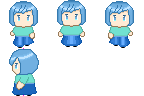
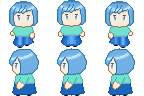
Revision of a layered 144x96 image; what changed, layer by layer:
added group "Left_3" with 3 layers above "Left_2" over [23,48,135,96]
added layer "Drawing" (1st of 6, in "Left_3") in group "Left_3" over [23,48,135,96]
added layer "Polar" (1st of 6, in "Left_3") in group "Left_3" over [64,48,135,96]
added group "Left_2" with 3 layers above "Left_1" over [23,48,135,96]
added layer "Drawing" (2nd of 6, in "Left_2") in group "Left_2" over [23,48,135,96]
added layer "Polar" (2nd of 6, in "Left_2") in group "Left_2" over [64,48,135,96]
hid "Polar" (3rd of 6, in "Left_1") over [23,48,64,96]
painted on "Drawing" (5th of 6, in "Down_2") over [23,48,128,64]
